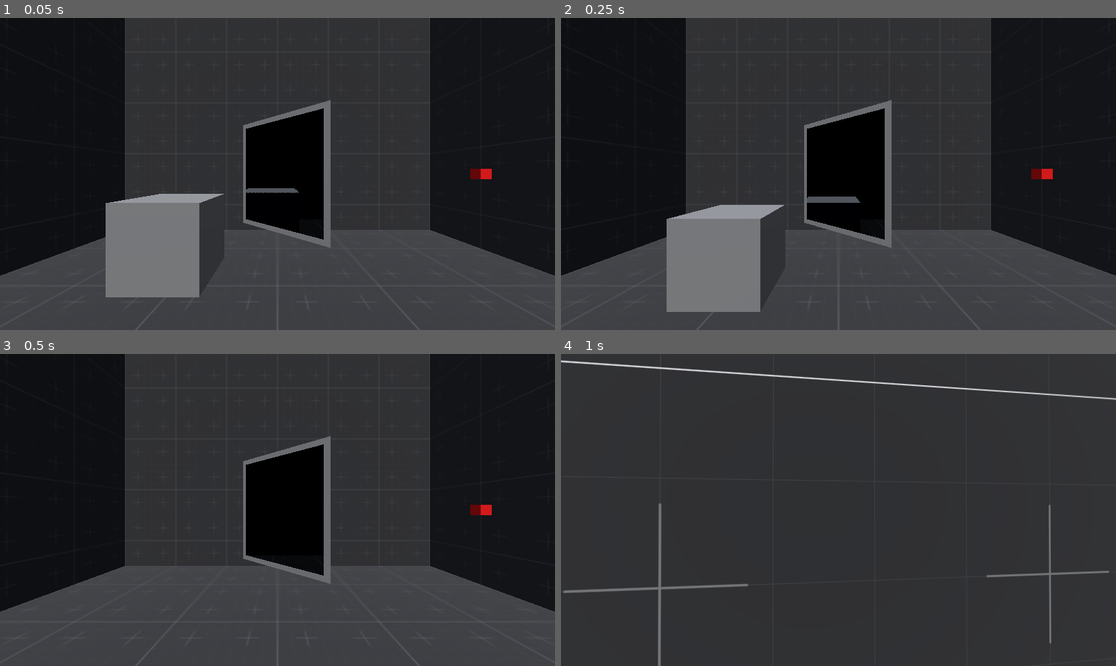
Above: before the commit, frames 1-4 (two rows, left to right).
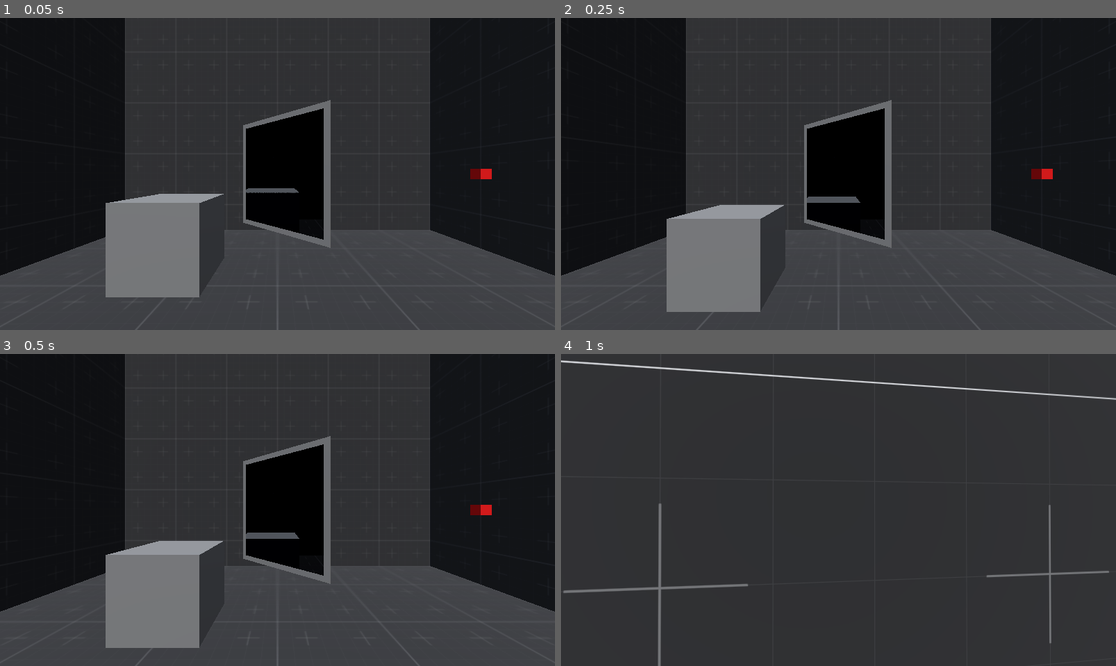
Above: after the commit, the same moments.

Repository: Wowe-Peanut/GetReal
Game: Godot game, scene res://test.tscn
Two runs of this game, one before a commit and one after it. Both use one fixed random seed, a clock stepped at 60 frames per second and the inputs below.
Inputs (mouse positions are in pixels of both pictures, inside the frame that each line leads up to):
- Up to frame 1 (0.05 s): no input
- Up to frame 2 (0.25 s): no input
- Up to frame 3 (0.5 s): no input
- Up to frame 4 (1 s): move the mouse to (866, 510) at 0.52 s; hold W (move_forward) from 0.53 s (still down); right-click (866, 510) at 0.6 s; tap Space (jump) at 0.77 s

Frames 1-2 are identical in both runs. In frame 3, 5.9% of the frame differs, in the area x 19-54%, y 57-95%; in frame 4, nothing differs.

Commit message:
almost done with LOS! (pesky on screen when seen by mirror....)

Diff:
--- a/box.gd
+++ b/box.gd
@@ -22,40 +22,40 @@
 		print("off screen")
 		coyote_timer.start()
 	# if on screen and ct off, and obscured, ct on
-	print("check one")
 	if visibility_check.is_on_screen() and is_obscured(get_world_3d().direct_space_state) and coyote_timer.is_stopped():
 		print("on screen, obscured")
 		coyote_timer.start()
 	# if on screen and unobscured stop and ct on, don't delete ct off
-	print("check two")
 	if visibility_check.is_on_screen() and !is_obscured(get_world_3d().direct_space_state) and !coyote_timer.is_stopped():
 		print("on screen not obscured")
 		coyote_timer.stop()
 
 
 func is_obscured(state: PhysicsDirectSpaceState3D) -> bool:
+	var player_obscured = null
+	var mirror_obscured = null
 	for observer in observers:
 		if observer == "PlayerCam":
-			if is_obscured_player(state):
-				return true
+			player_obscured = is_obscured_player(state)
 
 		if observer == "MirrorCam":
-			if is_obscured_mirror(state):
-				return true
+			mirror_obscured = is_obscured_mirror(state)
 
-	return false
+	if player_obscured != null and player_obscured:
+		if mirror_obscured != null and mirror_obscured:
+			return true
+		else:
+			return false
+	else:
+		return false
 
 
 
 func cast_ray(state: PhysicsDirectSpaceState3D, vertex: Vector3, observer_position: Vector3) -> Dictionary:
 	# I THINK ISSUE IS HERE, corner of the box is not correct in world space
-	var from = mesh.global_transform * vertex + mesh.global_position
+	var from = mesh.global_transform * vertex
 	var query = PhysicsRayQueryParameters3D.create(from, observer_position)
 	query.exclude = [self] # this should change as more types of colliders are added
-
-	print(from)
-	print(observer_position)
-
 	return state.intersect_ray(query)
 
 
@@ -74,18 +74,12 @@
 
 func is_obscured_mirror(state: PhysicsDirectSpaceState3D) -> bool:
 	# if the mirror is not even facing the box, do not even check for obscurity (you can't see the box)
-	if observers["MirrorCam"].global_transform.basis.z.normalized().dot(global_position) < 0:
-		print("mirror can't see box")
-		return true
-	# if the player is not looking at the mirror, do not even check for obscurity (you can't see the mirror, therefore box in mirror)
-	if observers["PlayerCam"].global_transform.basis.z.normalized().dot(observers["MirrorCam"].global_transform.basis.z.normalized()) > 0:
-		print("player can't see mirror")
+	if observers["MirrorCam"].global_transform.basis.z.normalized().dot(global_position) > 0:
 		return true
 	# loop through all the corners of the box and cast a ray to the mirror cam (rotation of cam does not matter if position is correct [it is])
 	for vertex in mesh.get_mesh().get_faces():
 		var result = cast_ray(state, vertex, observers["MirrorCam"].global_position)
 		# if we hit the mirror, immediately cast to the player to see if the player can see the reflected position of the box
-		print(result)
 		if result and result.collider.name == "Mirror":
 			result = cast_ray(state, result.position, observers["PlayerCam"].global_position)
 			# if the player can see the box corner in the mirror, we can see the box
--- a/box.tscn
+++ b/box.tscn
@@ -14,7 +14,7 @@
 
 [node name="Box" type="RigidBody3D" groups=["box"]]
 collision_layer = 4
-collision_mask = 3
+collision_mask = 11
 mass = 100.0
 physics_material_override = SubResource("PhysicsMaterial_dtxx0")
 freeze_mode = 1
--- a/mirror.tscn
+++ b/mirror.tscn
@@ -35,9 +35,10 @@
 [node name="MirrorOrigin" type="Marker3D" parent="."]
 transform = Transform3D(1, -8.74228e-08, -8.74228e-08, -8.74228e-08, -1, 0, -8.74228e-08, 7.64274e-15, -1, 0, 0, 0)
 
-[node name="Mirror" type="Area3D" parent="."]
+[node name="Mirror" type="RigidBody3D" parent="."]
 collision_layer = 8
-collision_mask = 4
+collision_mask = 13
+gravity_scale = 0.0
 
 [node name="CollisionShape3D" type="CollisionShape3D" parent="Mirror"]
 shape = SubResource("BoxShape3D_bh318")
--- a/player.tscn
+++ b/player.tscn
@@ -38,4 +38,5 @@
 
 [node name="Mesh" type="MeshInstance3D" parent="."]
 transform = Transform3D(1, 0, 0, 0, 1, 0, 0, 0, 1, 0, 0.7, 0)
+visible = false
 mesh = SubResource("CapsuleMesh_vj0us")
--- a/test.tscn
+++ b/test.tscn
@@ -50,5 +50,4 @@
 mesh = SubResource("BoxMesh_qertm")
 
 [node name="MeshInstance3D2" type="MeshInstance3D" parent="."]
-transform = Transform3D(1, 0, 0, 0, 1, 0, 0, 0, 1, -1.375, -1.633, -6.25)
 mesh = SubResource("BoxMesh_qertm")
